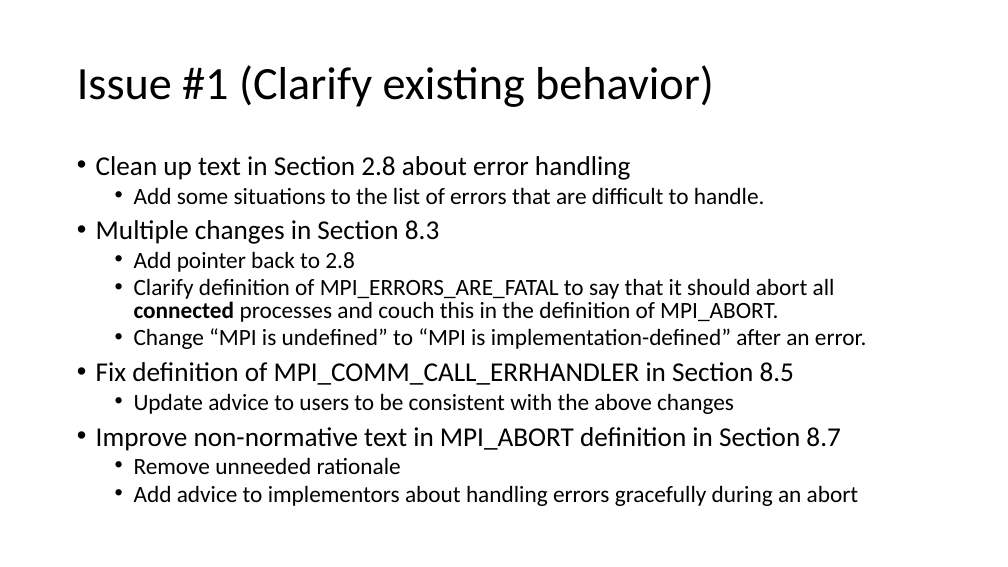
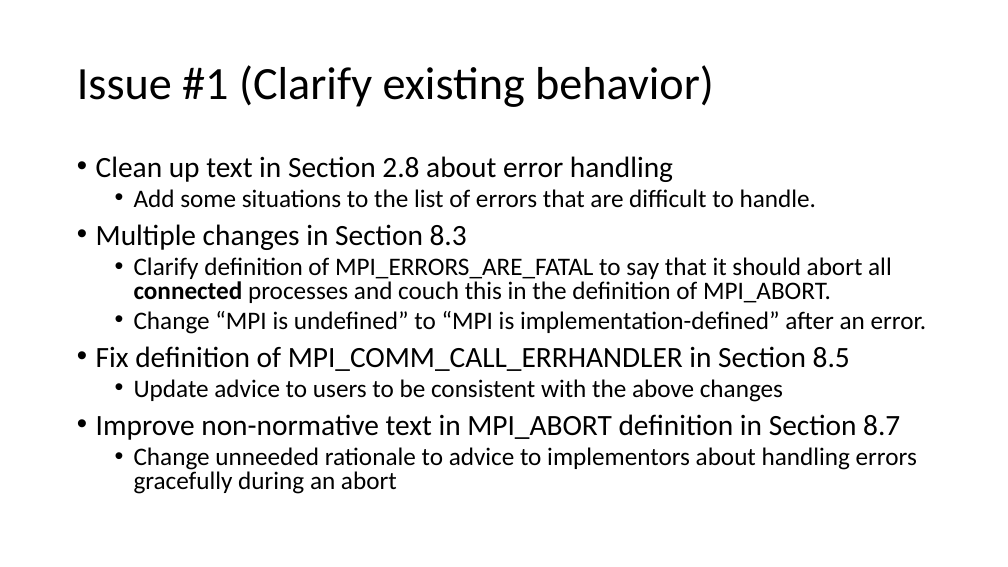
Before and after one commit to mpiwg-ft/ft-issues, a slide deck: slide 3 of slides/2017-09-21-Error-Handlers-Reading.pptx. Drawn at 1008x567 pixels with LibreOffice and Linux fonts; fonts in the diff are those of the drawing. Boxes give left, top, right and bottom in pixels: in the first picture for what was removed or moved away, otherwise in the second. Text is boxed around its words. In the diff, an @@ line names an element or a change of style, - is before the commit and + after.

```diff
--- a/slides/2017-09-21-Error-Handlers-Reading.pptx
+++ b/slides/2017-09-21-Error-Handlers-Reading.pptx
@@ text at <box>96,156,927,440</box>: size 25.9 to 28 pt in "Clean up text in Section 2.8 about ...", "Multiple changes in Section 8.3", "Fix definition of MPI_COMM_CALL_ERRHANDLER in Section 8.5", "Improve non-normative text in MPI_ABORT definition in ..."; size 22.2 to 24 pt in "Add some situations to the list of ...", "Clarify definition of MPI_ERRORS_ARE_FATAL to say that ...", "Change “MPI is undefined” to “MPI is ...", "Update advice to users to be consistent ..." @@
@@ text at <box>134,251,354,272</box>: paragraph removed @@
-  • Add pointer back to 2.8
@@ text at <box>134,447,917,494</box>: text changed; size 22.2 to 24 pt @@
-  • Remove unneeded rationale
-  • Add advice to implementors about handling errors gracefully during an abort
+  • Change unneeded rationale to advice to implementors about handling errors gracefully during an abort
```
Also in this commit, not shown: 2 other slides changed, 2 slides added, 1 other file.
